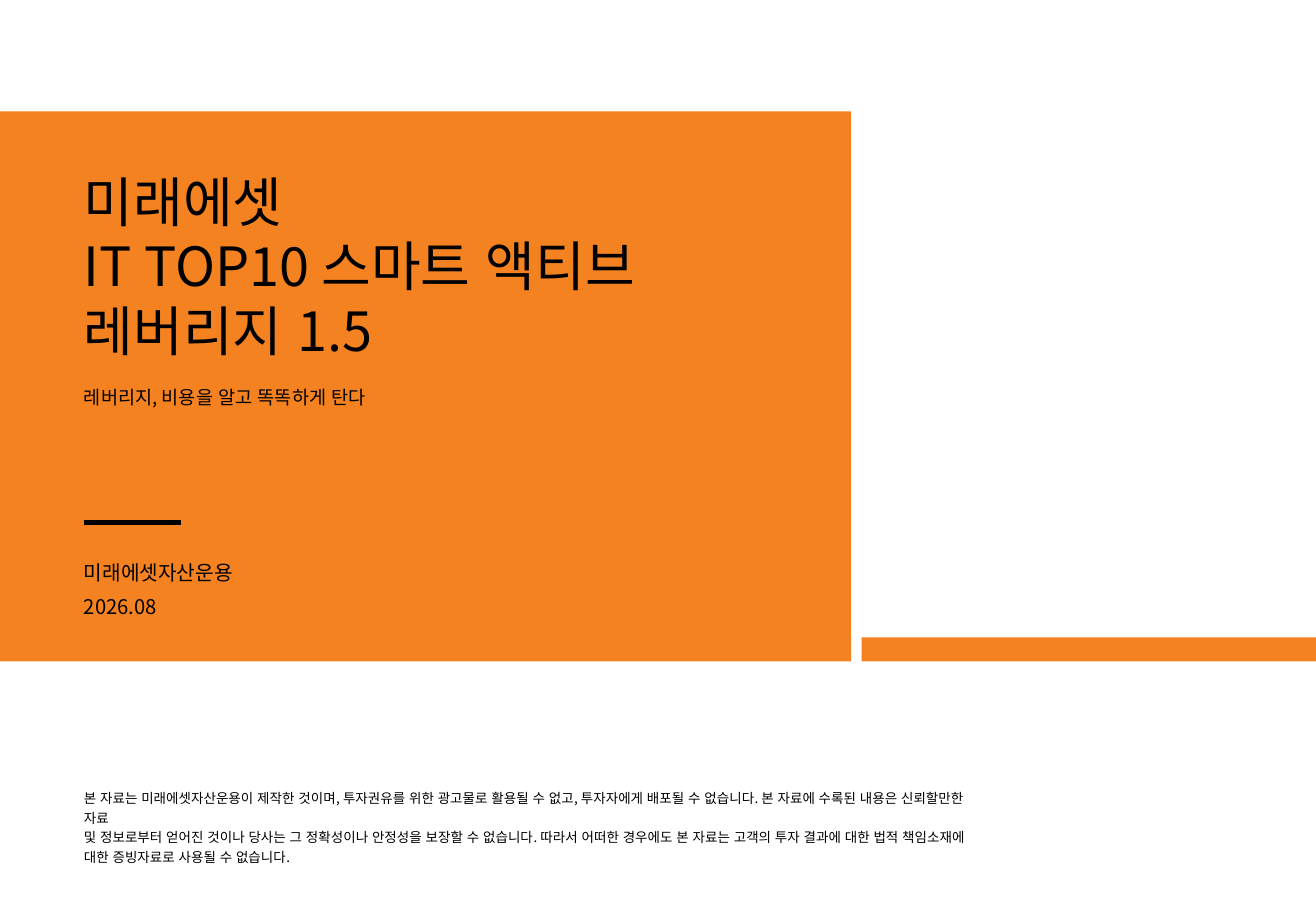
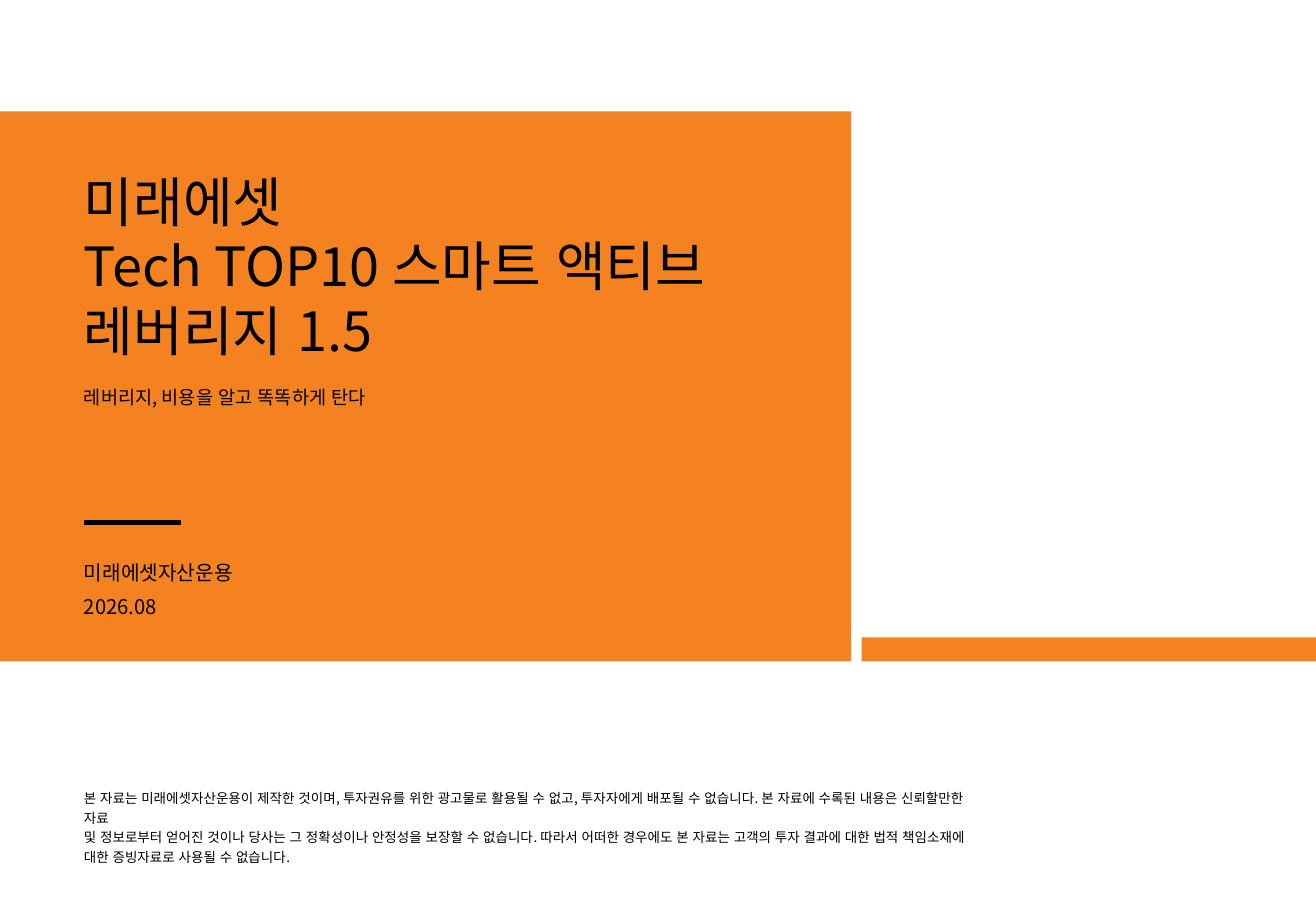
Before and after one commit to gamer383-bit/Volatility-Fund, a slide deck: slide 1 of 제안서/IT_TOP10_스마트액티브레버리지15_v1_20260812.pptx. Drawn at 1316x911 pixels with LibreOffice and Linux fonts; fonts in the diff are those of the drawing; background and template pictures are left out. Boxes give left, top, right and bottom in pixels: in the first picture for what was removed or moved away, otherwise in the second. Text is boxed around its words. In the diff, an @@ line names an element or a change of style, - is before the commit and + after.

```diff
--- a/제안서/IT_TOP10_스마트액티브레버리지15_v1_20260812.pptx
+++ b/제안서/IT_TOP10_스마트액티브레버리지15_v1_20260812.pptx
@@ title at (84,177,705,356): text changed @@
-미래에셋
-IT TOP10 스마트 액티브 레버리지 1.5
+미래에셋
+Tech TOP10 스마트 액티브 레버리지 1.5
```
Also in this commit, not shown: 4 other slides changed, 1 slide removed, 8 other files.
